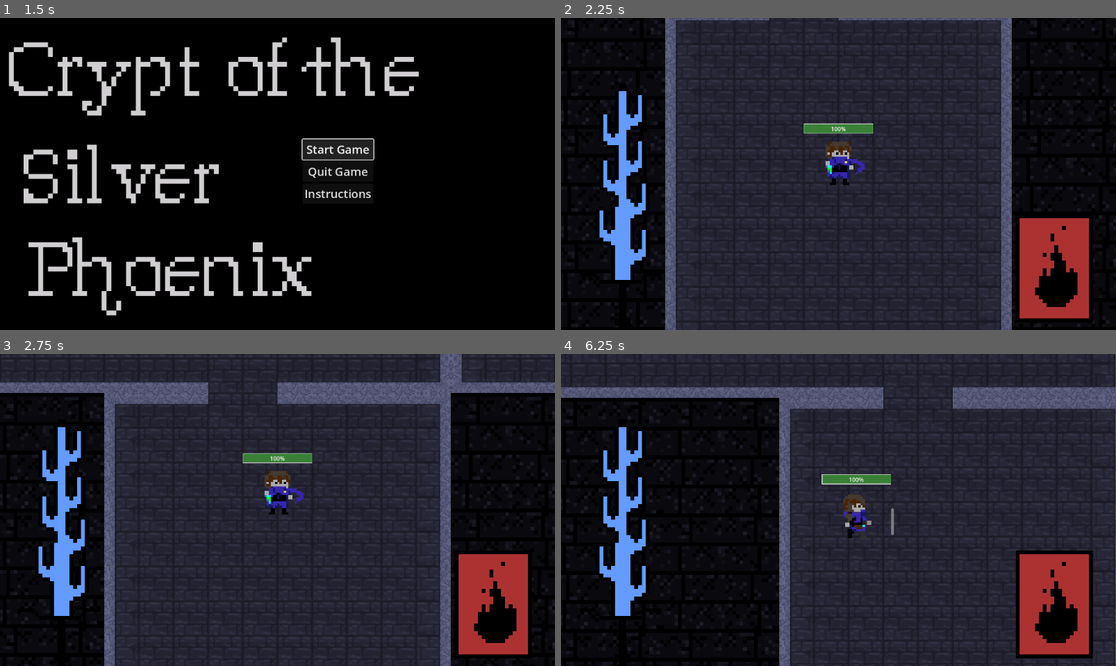
Above: before the commit, frames 1-4 (two rows, left to right).
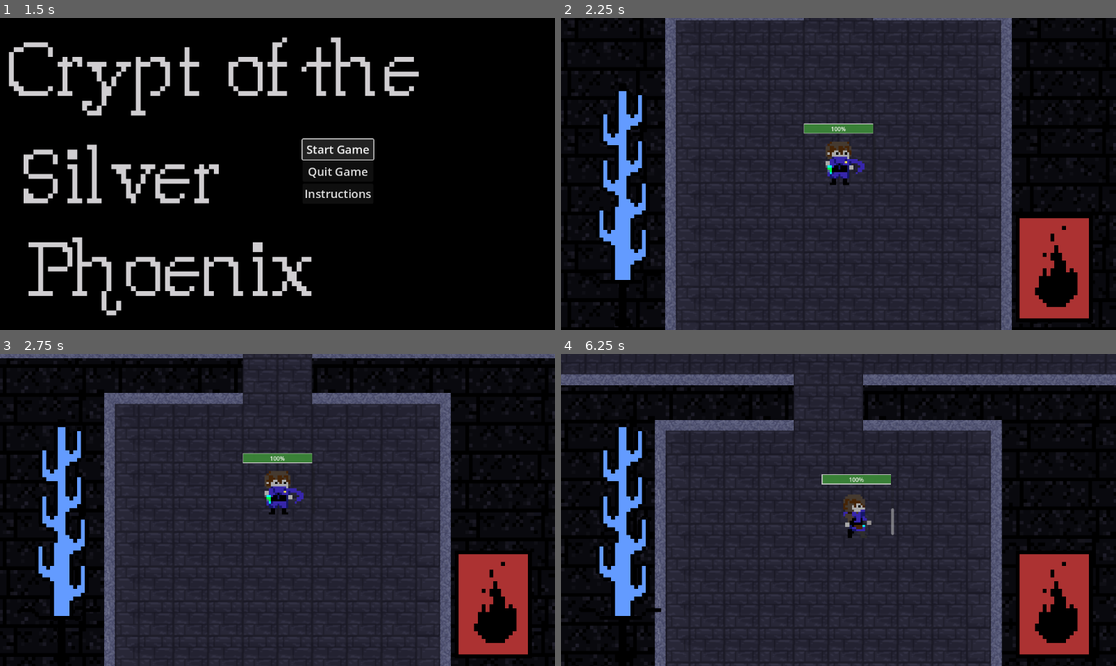
Above: after the commit, the same moments.

Repository: zwack32/crypt_of_the_silver_phoenix
Game: Godot game, scene res://scenes/start_menu.tscn
Same seed, same stepped clock (60 frames per second), same inputs: the game is played once before the commit and once after it. The engine's default icon, where the game draws it, is replaced by a stand-in: a white triangle on a blue panel in a dark square.
Inputs (mouse positions are in pixels of both pictures, inside the frame that each line leads up to):
- Up to frame 1 (1.5 s): click "Start Game" at 0.5 s; click "Start Game" at 1.25 s
- Up to frame 2 (2.25 s): move the mouse to (810, 236) at 2.02 s; hold W (move_up) from 2.03 s (still down); click (810, 236) at 2.1 s
- Up to frame 3 (2.75 s): keep holding W (move_up)
- Up to frame 4 (6.25 s): move the mouse to (1005, 556) at 2.77 s; tap E (pick_up) at 2.85, 5.1 s; move the mouse to (672, 463) at 3.52 s; release W (move_up) at 3.53 s; hold A (move_left) 3.53-5.03 s; right-click (672, 463) at 3.6 s; move the mouse to (866, 510) at 4.27 s; click (866, 510) at 4.35 s; move the mouse to (755, 432) at 5.02 s; hold S (move_down) 5.03-5.78 s; move the mouse to (960, 494) at 5.77 s; hold D (move_right) from 5.78 s (still down); right-click (960, 494) at 5.85 s

Frame 1 is identical in both runs. In frame 2, 0.1% of the frame differs, in the area x 37-57%, y 0-1%; in frame 3, 11%; in frame 4, 43%, in the area x 0-100%, y 0-100%.

Commit message:
Add tutorial room

Diff:
--- a/scripts/progression.gd
+++ b/scripts/progression.gd
@@ -4,7 +4,10 @@
 var initial_enemy_count = 2
 
 func get_room_count() -> int:
-	return dungeon_level + 6
+	if dungeon_level == 1:
+		return 1
+	else:
+		return dungeon_level + 10
 
 func get_initial_enemy_count():
 	return initial_enemy_count
